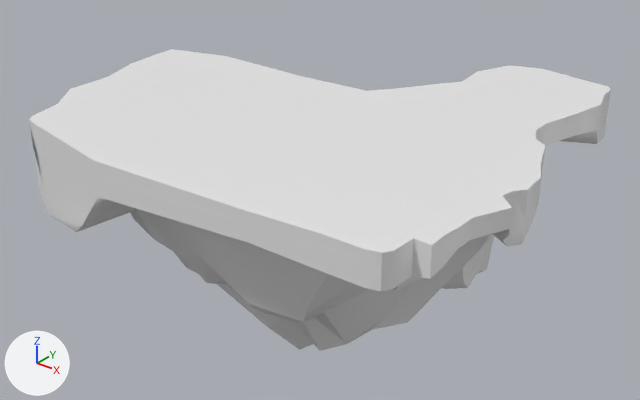
The OBJ model ProjectAV/Models/wyspy_0606/wyspa_mala_L.obj: old version first, new version second.
Rendered twice from a 50 mm lens placed at (57.0, -65.5, 31.6), pointed at (0.3, 5.4, -12.3). Lighting does not change. The marker at lower left points along +X, +Y and +Z. Where no turn or scale is listed for an object, it has been applied to the vertices.

Before the edit, the objects in view are built like this:
```python
mat_wyspa_mala_l = principled_material('wyspa_mala_L')
mat_wyspa_mala_l.base_color = (0.8, 0.8, 0.8)  # white #e7e7e7
me_landscape_003 = bpy.data.meshes.new('Landscape.003')
me_landscape_003.from_pydata(...)  # 381 vertices, 777 faces; spans x -26.4..28.8, y -20.4..30.5, z -27.9..-0.3
me_landscape_003.materials.append(mat_wyspa_mala_l)  # white #e7e7e7
ob_landscape_003 = bpy.data.objects.new('Landscape.003', me_landscape_003)
ob_landscape_003.location = (0.0, 0.0, 0.0)
```
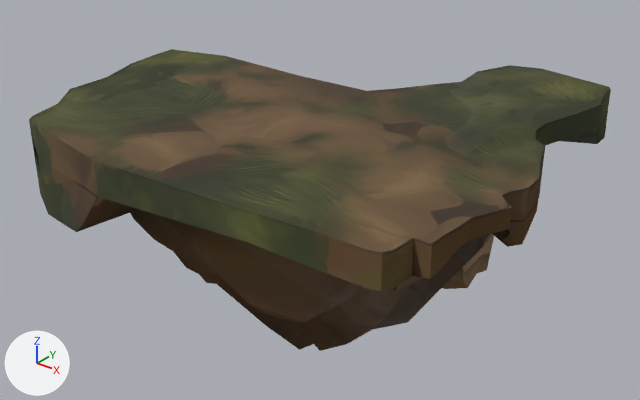
The newer file is also turned or shifted as a whole; pictures and numbers use the older file's frame.

Pixel boxes [x1, y1, x2, y2] of what changed, in the pictures (640 x 400 px):
'Landscape.003', surface changed
    both: [29, 49, 611, 351]

What changed in the scene script:
```text
Add img_wyspa_mala_l_normal_directx_png:
    img_wyspa_mala_l_normal_directx_png = load_image('wyspa_mala_L_Normal_DirectX.png', 'wyspa_mala_L_Normal_DirectX.png', 2048, 2048, 'sRGB')
Add img_wyspa_mala_l_roughness_png:
    img_wyspa_mala_l_roughness_png = load_image('wyspa_mala_L_Roughness.png', 'wyspa_mala_L_Roughness.png', 2048, 2048, 'sRGB')
Add img_wyspa_mala_l_base_color_png:
    img_wyspa_mala_l_base_color_png = load_image('wyspa_mala_L_Base_color.png', 'wyspa_mala_L_Base_color.png', 2048, 2048, 'sRGB')
Change mat_wyspa_mala_l:
    add n2 = _N.new('ShaderNodeTexImage'); n2.name = 'Image Texture'
    add n2.image = img_wyspa_mala_l_base_color_png
    add n3 = _N.new('ShaderNodeTexImage'); n3.name = 'Image Texture.001'
    add n3.image = img_wyspa_mala_l_roughness_png
    add n4 = _N.new('ShaderNodeTexImage'); n4.name = 'Image Texture.002'
    add n4.image = img_wyspa_mala_l_normal_directx_png
    add n5 = _N.new('ShaderNodeNormalMap'); n5.name = 'Normal Map'
    where n0 = _N.new('ShaderNodeBsdfPrincipled'); n0.name = 'Principled BSDF'
    add _L.new(n2.outputs[0], n0.inputs[0])  # 'Color' to 'Base Color'
    add _L.new(n3.outputs[0], n0.inputs[2])  # 'Color' to 'Roughness'
    add _L.new(n4.outputs[0], n5.inputs[1])  # 'Color' to 'Color'
    add _L.new(n5.outputs[0], n0.inputs[5])  # 'Normal' to 'Normal'
```
